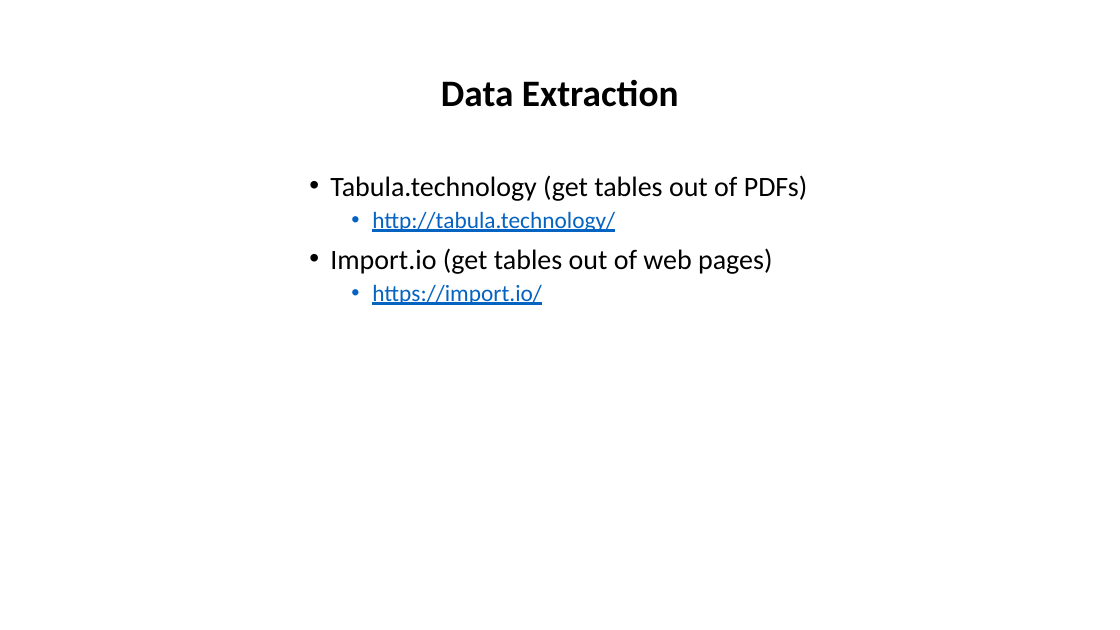
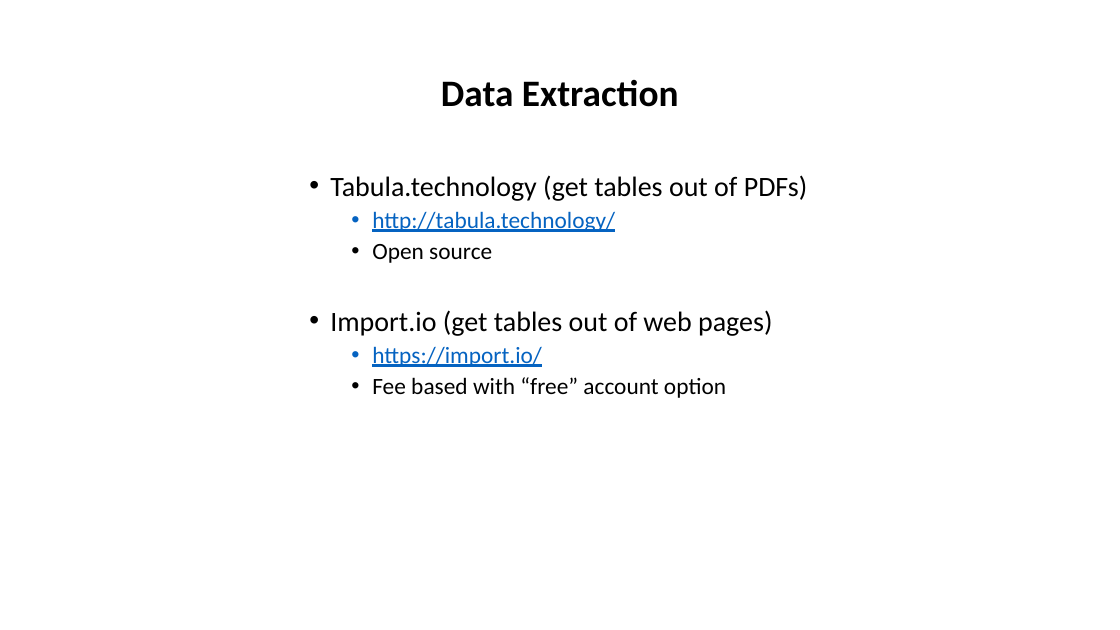
Before and after one commit to tibbben/teaching.data.literacy, a slide deck: slide 4 of UM_DataManagementClass/Lessons/12/12_FirstMeeting.pptx. Drawn at 1120x630 pixels with LibreOffice and Linux fonts; fonts in the diff are those of the drawing. Boxes give left, top, right and bottom in pixels: in the first picture for what was removed or moved away, otherwise in the second. Text is boxed around its words. In the diff, an @@ line names an element or a change of style, - is before the commit and + after.

```diff
--- a/UM_DataManagementClass/Lessons/12/12_FirstMeeting.pptx
+++ b/UM_DataManagementClass/Lessons/12/12_FirstMeeting.pptx
@@ text at (372,244,492,263): paragraph added @@
+  • Open source
@@ text at (372,377,726,398): paragraph added @@
+  • Fee based with “free” account option
```
Also in this commit, not shown: 1 other slide changed, 1 slide added.
